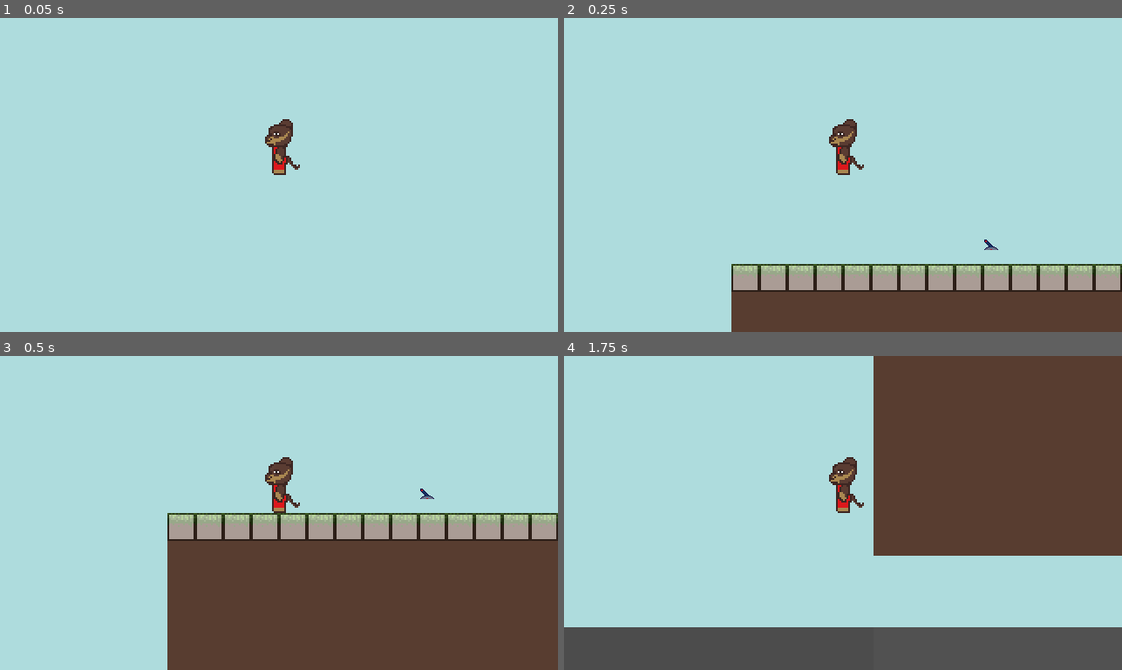
Above: before the commit, frames 1-4 (two rows, left to right).
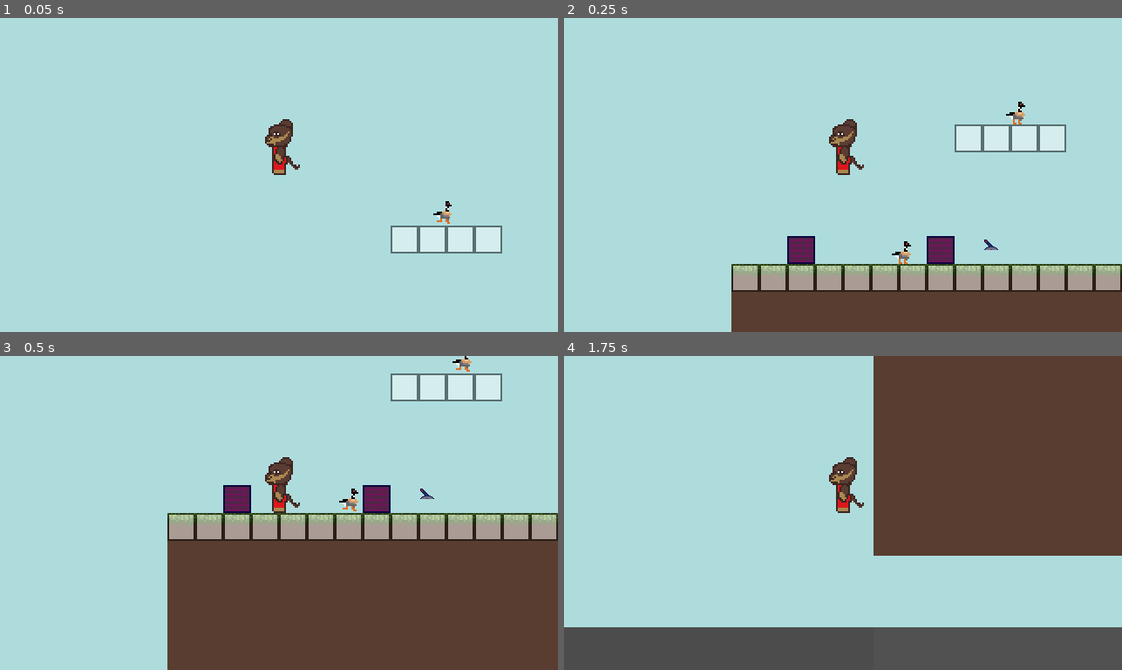
Above: after the commit, the same moments.

Repository: ColeWarden/trex_project
Game: Godot game, scene res://scenes/World.tscn
Same seed, same stepped clock (60 frames per second), same inputs: the game is played once before the commit and once after it.
Inputs:
- Up to frame 1 (0.05 s): no input
- Up to frame 2 (0.25 s): no input
- Up to frame 3 (0.5 s): no input
- Up to frame 4 (1.75 s): hold A (a) 0.53-1.28 s; tap D (d) at 0.8, 1.35 s; tap A (a) at 1.55 s

The runs differ from the first frame. In frame 1, 1.9% of the frame differs, in the area x 70-90%, y 58-75%; in frame 2, 2.9%, in the area x 40-90%, y 26-79%; in frame 3, 2.9%; in frame 4, nothing differs.

Commit message:
goose animations

Diff:
--- a/scenes/World.tscn
+++ b/scenes/World.tscn
@@ -9,6 +9,7 @@
 [ext_resource path="res://scenes/interactables/lever/Lever.tscn" type="PackedScene" id=7]
 [ext_resource path="res://scenes/interactables/door/Door.tscn" type="PackedScene" id=8]
 [ext_resource path="res://scenes/CollisionMap.gd" type="Script" id=9]
+[ext_resource path="res://scenes/goose/Goose1.tscn" type="PackedScene" id=10]
 
 [sub_resource type="TileSet" id=8]
 1/name = "example.png 1"
@@ -168,13 +169,16 @@
 [node name="World" type="Node2D"]
 script = ExtResource( 1 )
 
+[node name="Goose2" parent="." instance=ExtResource( 10 )]
+position = Vector2( 156, 96 )
+
 [node name="DecorMap" type="TileMap" parent="."]
 tile_set = SubResource( 8 )
 cell_size = Vector2( 16, 16 )
 collision_layer = 0
 collision_mask = 0
 format = 1
-tile_data = PoolIntArray( 720896, 3, 0, 720897, 3, 0, 720898, 3, 0 …(6780 unchanged characters)…
+tile_data = PoolIntArray( 655362, 1, 0, 655367, 1, 0, 720896, 3, 0, 720897, 3, 0, 720898, 3, 0 …(6780 unchanged characters)…
 
 [node name="CollisionMap" type="TileMap" parent="."]
 modulate = Color( 1, 1, 1, 0.490196 )
@@ -182,7 +186,7 @@
 cell_size = Vector2( 16, 16 )
 collision_mask = 0
 format = 1
-tile_data = PoolIntArray( 0, 1, 0, 1, 1, 0, 2, 1, 0, 3, 1, 0 …(1761 unchanged characters)… 22, 1, 65536, 393223, 1, 65537, 393224, 1, 65536, 393225, 1, 65536, 393226, 1, 65537, 393227, 1, 65536, 393228, 1, 65536, 393229, 1, 65536, 39 …(1945 unchanged characters)…
+tile_data = PoolIntArray( 0, 1, 0, 1, 1, 0, 2, 1, 0, 3, 1, 0 …(1761 unchanged characters)… 22, 1, 65536, 393223, 1, 65537, 393224, 0, 4, 393225, 0, 4, 393226, 0, 4, 393227, 0, 4, 393228, 1, 65536, 393229, 1, 65536, 39 …(1945 unchanged characters)…
 script = ExtResource( 9 )
 
 [node name="DontTouch" type="Node2D" parent="."]
@@ -207,3 +211,6 @@
 [node name="Door" parent="." instance=ExtResource( 8 )]
 position = Vector2( 276, 134 )
 input_key = "apple"
+
+[node name="Goose1" parent="." instance=ExtResource( 10 )]
+position = Vector2( 91, 176 )
--- /dev/null
+++ b/scenes/goose/Goose1.gd
@@ -0,0 +1,36 @@
+extends KinematicBody2D
+
+enum ANIM {
+	IDLE,
+	WALK,
+	JUMP
+}
+
+var direction = Vector2.RIGHT # (1, 0)
+var velocity = Vector2.ZERO
+
+var animation_state: int = ANIM.IDLE
+
+onready var ledgeCheck: = $LedgeCheck
+
+
+
+func _physics_process(delta):
+
+	var animation_state: int = ANIM.IDLE
+
+	var found_wall = is_on_wall()
+	var found_ledge = not ledgeCheck.is_colliding()
+
+	if found_wall or found_ledge:
+		direction *= -1
+
+	$AnimatedSprite.flip_h = direction.x > 0
+
+
+	velocity = direction * 25
+
+	move_and_slide(velocity, Vector2.UP)
+
+	#if velocity > 0:
+	#	set.animation_state =
--- /dev/null
+++ b/scenes/goose/Goose1.tscn
@@ -0,0 +1,47 @@
+[gd_scene load_steps=8 format=2]
+
+[ext_resource path="res://scenes/goose/Goose1.gd" type="Script" id=1]
+[ext_resource path="res://resources/goose/goose1-Sheet.png" type="Texture" id=2]
+
+[sub_resource type="AtlasTexture" id=1]
+atlas = ExtResource( 2 )
+region = Rect2( 0, 0, 16, 16 )
+
+[sub_resource type="AtlasTexture" id=2]
+atlas = ExtResource( 2 )
+region = Rect2( 16, 0, 16, 16 )
+
+[sub_resource type="SpriteFrames" id=3]
+animations = [ {
+"frames": [ SubResource( 1 ), SubResource( 2 ) ],
+"loop": true,
+"name": "Walking",
+"speed": 5.0
+} ]
+
+[sub_resource type="RectangleShape2D" id=4]
+extents = Vector2( 3.5, 5.5 )
+
+[sub_resource type="Animation" id=5]
+resource_name = "Walk"
+
+[node name="Goose1" type="KinematicBody2D"]
+script = ExtResource( 1 )
+
+[node name="AnimatedSprite" type="AnimatedSprite" parent="."]
+position = Vector2( 1, -8 )
+frames = SubResource( 3 )
+animation = "Walking"
+frame = 1
+playing = true
+
+[node name="CollisionShape2D" type="CollisionShape2D" parent="."]
+position = Vector2( 0.5, -6.5 )
+shape = SubResource( 4 )
+
+[node name="LedgeCheck" type="RayCast2D" parent="."]
+enabled = true
+cast_to = Vector2( 0, 4 )
+
+[node name="AnimationPlayer" type="AnimationPlayer" parent="."]
+anims/Walk = SubResource( 5 )
Not shown, added: export_presets.cfg
Binary file added: resources/goose/goose1-Sheet.png
Not shown, added: resources/goose/goose1-Sheet.png.import
Not shown: 1 places in scenes/World.tscn that only renumber resources
Not shown, added: goose-windows.zip
Not shown, added: goose.dmg
Not shown, added: goose.exe
Not shown, added: goose.pck
Not shown, added: goose.zip
